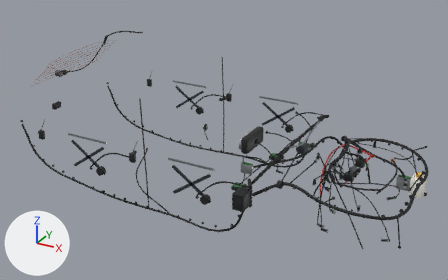
The glTF model vaultSuzuki/3D/visor/capas/electrico.glb, before and after one commit.
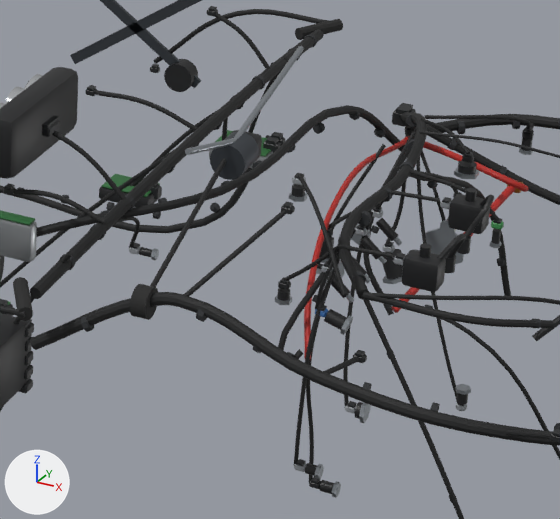
Each version is shown whole from a 50 mm lens placed at (2.53, -4.34, 2.9), pointed at (0.14, 0.02, 0.72), then close up on the part from 55% to 85% of the width and 39% to 85% of the height. Lighting does not change. The marker at lower left points along +X, +Y and +Z. The first two pictures are the older version. Vertices at exactly the same position are counted once.

Names of what the first close-up shows: 'bloque_empalmes', 'bobinas', 'cable_bateria', 'cable_eps', 'cuadro_instrumentos', 'levantavidrios_izq', 'mazo_motor', 'mazo_piso', 'mazo_principal', 'mazo_puertas', 'mazo_tablero', 'motor_limpiaparabrisas', 'sensor_rango_caja', 'tcm' and 23 more.
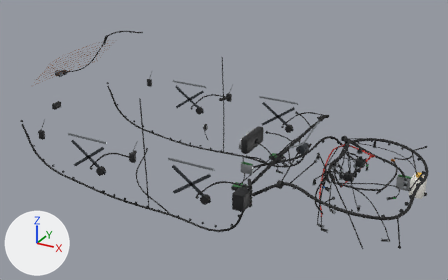
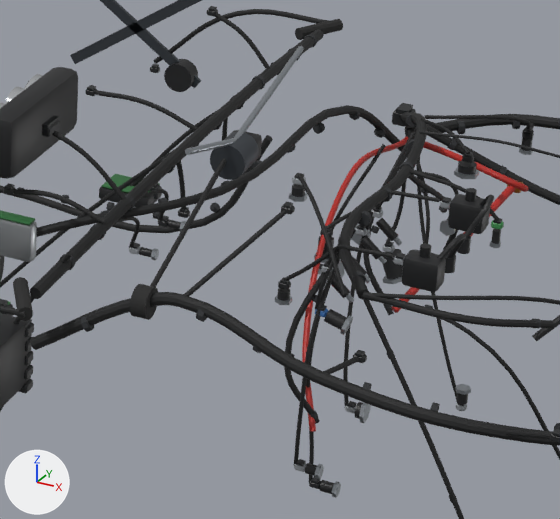
Boxes [x1, y1, x2, y2] around the edits, measured in the close-ups (560 x 519 px; the box of a moved part takes in the faces that stretch with it):
'mazo_motor', reshaped
    before: [278, 103, 560, 519]
    after: [284, 103, 560, 519]
'cable_bateria', reshaped
    before: [304, 136, 560, 359]
    after: [302, 137, 560, 432]
'sensor_rango_caja', deleted
    before: [410, 127, 464, 264]
    faces in mat_acero (grey #9aa0a6): [425, 228, 464, 264]
    faces in mat_mazo_de_cables (black #151617): [410, 127, 446, 221]
'tcm', deleted
    before: [209, 130, 285, 171]
    faces in mat_conector_negro (black #202224): [263, 132, 285, 153]
    faces in mat_placa_electrónica (dark green #2f6b3a): [215, 130, 271, 157]
'interruptor_embrague', added
    after: [142, 189, 186, 232]
    faces in mat_mazo_de_cables (black #151617): [142, 189, 169, 220]
'interruptor_marcha_atras', added
    after: [407, 130, 434, 254]
    faces in mat_mazo_de_cables (black #151617): [407, 130, 430, 244]
part 1 of me_cable_bateria, moved or reshaped
    before: [304, 137, 408, 359]
    after: [302, 137, 408, 432]
part 2 of me_mazo_motor, moved or reshaped (not visible before)
    after: [310, 410, 318, 420]
part 3 of me_mazo_motor, moved or reshaped
    before: [427, 181, 438, 189]
    after: [384, 304, 392, 309]
part 4 of me_mazo_motor, moved or reshaped (not visible before)
    after: [420, 188, 429, 195]
part 5 of me_mazo_motor, moved or reshaped (not visible afterwards)
    before: [497, 258, 505, 266]
part 6 of me_mazo_motor, moved or reshaped
    before: [409, 174, 511, 296]
    after: [408, 174, 458, 248]
part 7 of me_mazo_motor, moved or reshaped
    before: [278, 272, 325, 360]
    after: [284, 272, 325, 424]
part 8 of me_mazo_tablero, moved or reshaped (not visible before)
    after: [178, 210, 190, 218]
part 9 of me_mazo_tablero, moved or reshaped
    before: [248, 56, 288, 133]
    after: [176, 161, 186, 209]

The change, as a diff of the scene's bpy script:
```diff
--- a/vaultSuzuki/3D/visor/capas/electrico.glb.py
+++ b/vaultSuzuki/3D/visor/capas/electrico.glb.py
@@ me_cable_bateria @@
-me_cable_bateria.from_pydata(...)  # 1462 vertices, 2896 faces; spans x 1.074..1.626, y -0.404..0.702, z 0.414..0.786
+me_cable_bateria.from_pydata(...)  # 1462 vertices, 2896 faces; spans x 1.074..1.626, y -0.405..0.702, z 0.414..0.794
+# me_cable_bateria part 1: 294 of 1462 vertices moved; they spanned x 1.076..1.196, y -0.404..0.427, z 0.615..0.786 and now span x 1.076..1.216, y -0.405..0.427, z 0.466..0.794; mean shift (0.003, -0.002, -0.059); largest move (1.189, -0.404, 0.624) -> (1.209, -0.405, 0.473)
 me_cable_bateria.materials.append(mat_cable_positivo)
@@ me_mazo_motor @@
 me_mazo_motor.from_pydata(...)  # 1668 vertices, 3192 faces; spans x 1.04..1.627, y -0.465..0.598, z 0.318..0.841
+# me_mazo_motor part 2: the loose piece of 16 vertices spanning x 1.136..1.151, y 0.215..0.234, z 0.719..0.737 is multiplied about its middle by the matrix ((-0.488, 0.369, -0.791), (-0.843, -0.435, 0.317), (-0.227, 0.821, 0.524)), then moved by (0.06, -0.607, -0.234)
+# me_mazo_motor part 3: the loose piece of 16 vertices spanning x 1.228..1.246, y 0.139..0.159, z 0.753..0.774 is multiplied about its middle by the matrix ((-0.646, 0.44, -0.452), (0.069, -0.594, -0.676), (-0.627, -0.518, 0.392)), then moved by (-0.057, -0.046, -0.266)
+# me_mazo_motor part 4: the loose piece of 16 vertices spanning x 1.255..1.273, y 0.239..0.258, z 0.691..0.712 is multiplied about its middle by the matrix ((0.889, -0.147, -0.063), (0.155, 0.879, 0.135), (0.039, -0.144, 0.891)), then moved by (-0.039, -0.107, 0.048)
+# me_mazo_motor part 5: the loose piece of 16 vertices spanning x 1.319..1.339, y 0.382..0.401, z 0.496..0.512 is multiplied about its middle by the matrix ((-0.9, 0.072, 0.015), (-0.066, -0.71, -0.554), (-0.032, -0.553, 0.713)), then moved by (-0.109, -0.032, 0.016)
+# me_mazo_motor part 6: 130 of 1668 vertices moved; they spanned x 1.203..1.357, y 0.046..0.41, z 0.418..0.831 and now span x 1.204..1.257, y 0.046..0.365, z 0.517..0.829; mean shift (-0.054, -0.055, 0.022); largest move (1.35, 0.407, 0.421) -> (1.219, 0.365, 0.523)
+# me_mazo_motor part 7: 120 of 1668 vertices moved; they spanned x 1.131..1.2, y -0.41..-0.318, z 0.592..0.784 and now span x 1.143..1.215, y -0.408..-0.315, z 0.477..0.788; mean shift (0.014, 0.003, -0.033); largest move (1.166, -0.381, 0.625) -> (1.214, -0.376, 0.482)
 me_mazo_motor.materials.append(mat_mazo_de_cables)
@@ me_mazo_tablero @@
-me_mazo_tablero.from_pydata(...)  # 1822 vertices, 3492 faces; spans x 0.289..0.816, y -0.721..0.721, z 0.323..0.97
+me_mazo_tablero.from_pydata(...)  # 1822 vertices, 3492 faces; spans x 0.289..0.831, y -0.721..0.721, z 0.323..0.97
+# me_mazo_tablero part 8: the loose piece of 24 vertices spanning x 0.709..0.731, y 0.452..0.468, z 0.613..0.627 is moved by (0.1, -0.59, 0.1)
+# me_mazo_tablero part 9: 130 of 1822 vertices moved; they spanned x 0.715..0.804, y 0.455..0.465, z 0.619..0.842 and now span x 0.795..0.825, y -0.135..-0.125, z 0.719..0.841; mean shift (0.051, -0.59, 0.05); largest move (0.72, 0.465, 0.62) -> (0.82, -0.135, 0.72)
+# other edits to the shape of me_mazo_tablero do not show in these pictures
 me_mazo_tablero.materials.append(mat_mazo_de_cables)
@@ ob_sensor_rango_caja @@
-ob_sensor_rango_caja = bpy.data.objects.new('sensor_rango_caja', me_sensor_rango_caja)
@@ ob_tcm @@
-ob_tcm = bpy.data.objects.new('tcm', me_tcm)
@@ ob_interruptor_marcha_atras @@
+ob_interruptor_marcha_atras = bpy.data.objects.new('interruptor_marcha_atras', me_interruptor_marcha_atras)  # 202 vertices, 384 faces; spans x 1.077..1.228, y 0.345..0.483, z 0.466..0.723; in mat_plástico_negro (black #1b1c1e), mat_acero (grey #9aa0a6), mat_conector_negro (black #202224), mat_mazo_de_cables (black #151617)
+ob_interruptor_marcha_atras.location = (0.0, 0.0, 0.0)
@@ ob_interruptor_embrague @@
+ob_interruptor_embrague = bpy.data.objects.new('interruptor_embrague', me_interruptor_embrague)  # 202 vertices, 384 faces; spans x 0.764..0.824, y -0.301..-0.119, z 0.68..0.824; in mat_plástico_negro (black #1b1c1e), mat_acero (grey #9aa0a6), mat_conector_negro (black #202224), mat_mazo_de_cables (black #151617)
+ob_interruptor_embrague.location = (0.0, 0.0, 0.0)
```
